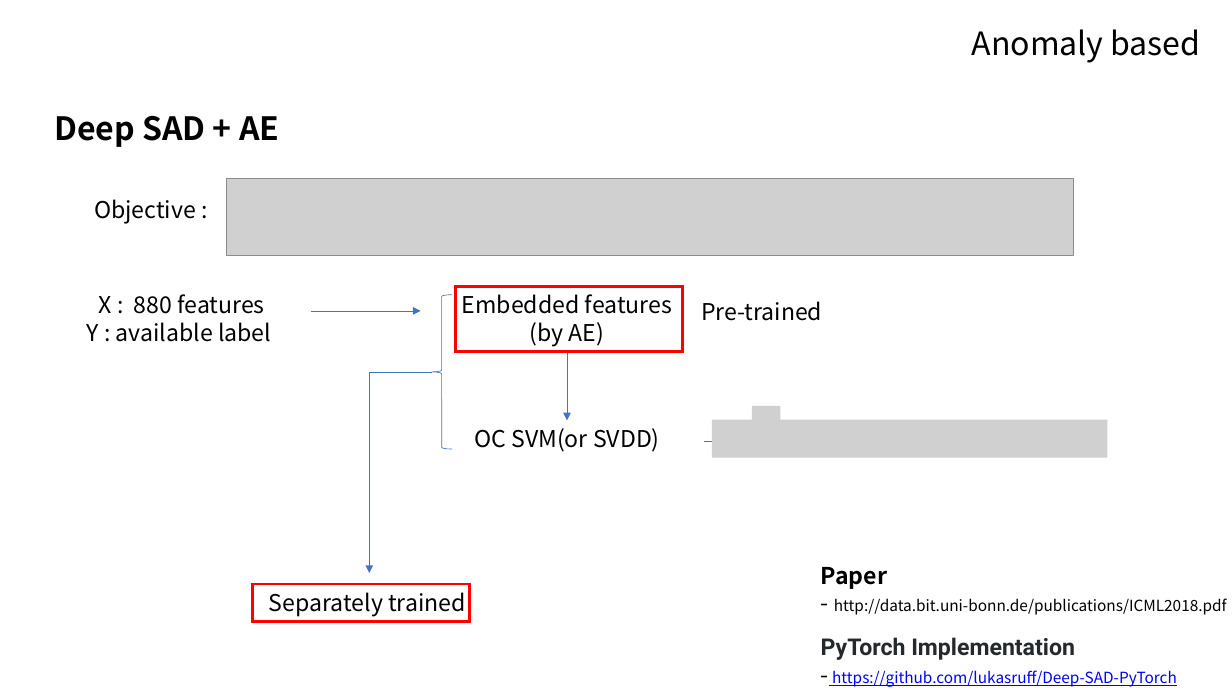
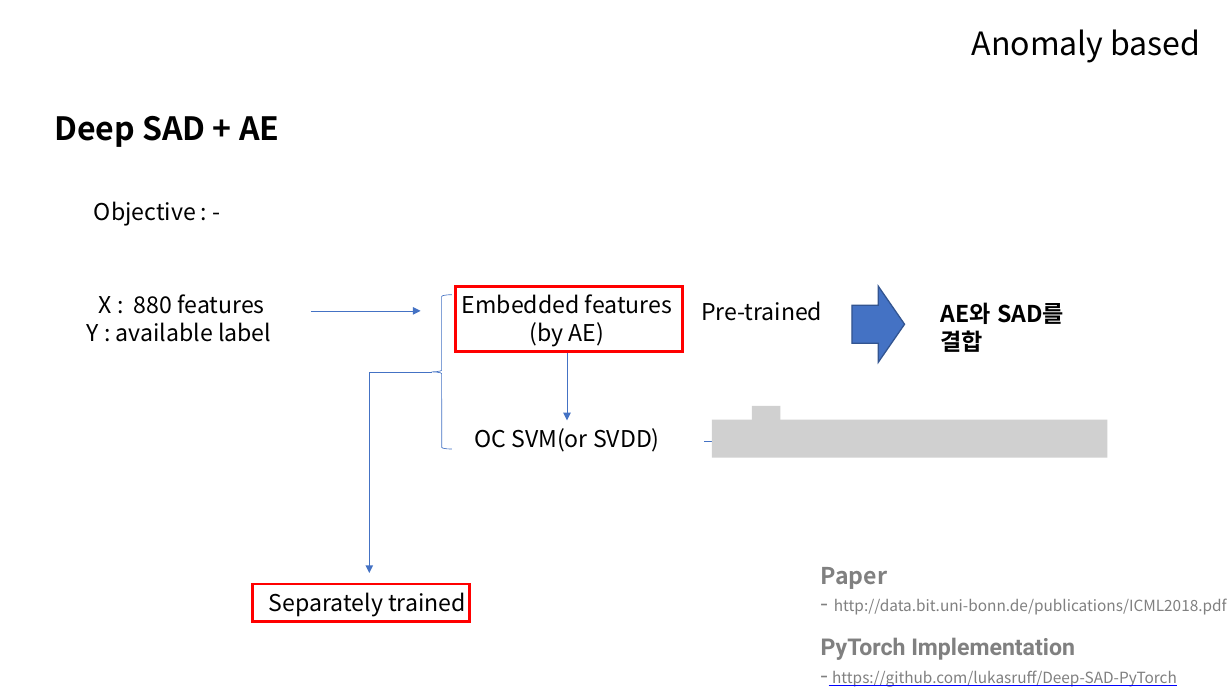
Before and after one commit to 100jy/anomaly-research, a slide deck: slide 27 of fraud_detection.pptx. Drawn at 1232x693 pixels with LibreOffice and Linux fonts; fonts in the diff are those of the drawing; grey boxes stand for pictures. Boxes give left, top, right and bottom in pixels: in the first picture for what was removed or moved away, otherwise in the second. Text is boxed around its words. In the diff, an @@ line names an element or a change of style, - is before the commit and + after.

```diff
--- a/fraud_detection.pptx
+++ b/fraud_detection.pptx
@@ picture removed at box(226, 178, 1074, 255) @@
@@ text at box(94, 201, 196, 226): text changed @@
-Objective :
+Objective : -
@@ right arrow added at box(852, 287, 905, 363), fill #4472C4, outline #325491 1 pt @@
@@ text added at box(940, 302, 1064, 352), 18 pt, text #000000, bold @@
+AE와 SAD를 결합
@@ text "Paper" at box(821, 567, 1227, 615): text colour #000000 to #808080 @@
@@ text "PyTorch Implementation" at box(821, 637, 1177, 687): text colour #24292E to #808080 in "PyTorch Implementation"; text colour #000000 to #808080 in "-"; text colour #0000FF to #808080 in "https://github.com/lukasruff/Deep-SAD-PyTorch" @@
```
Also in this commit, not shown: 13 other slides changed.
